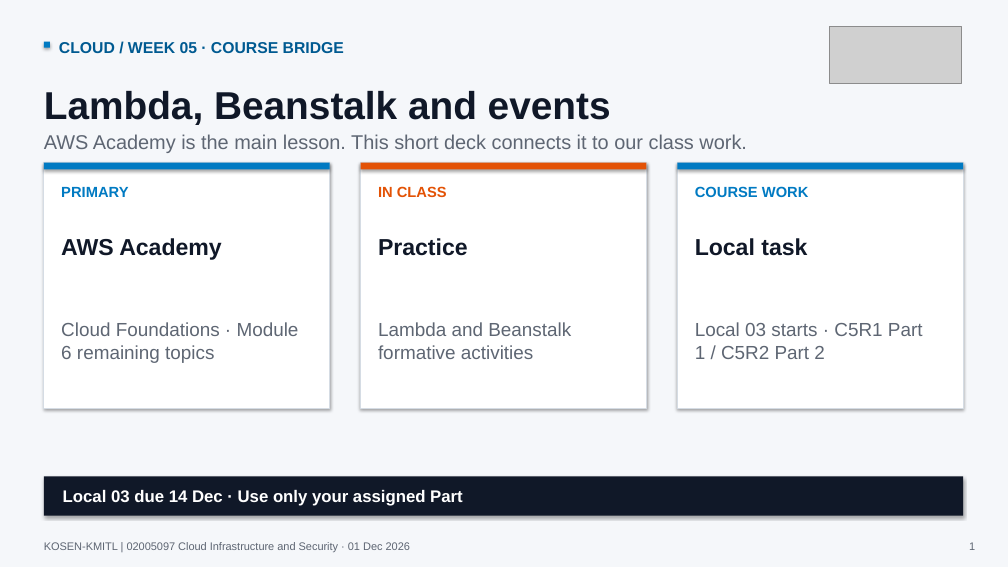
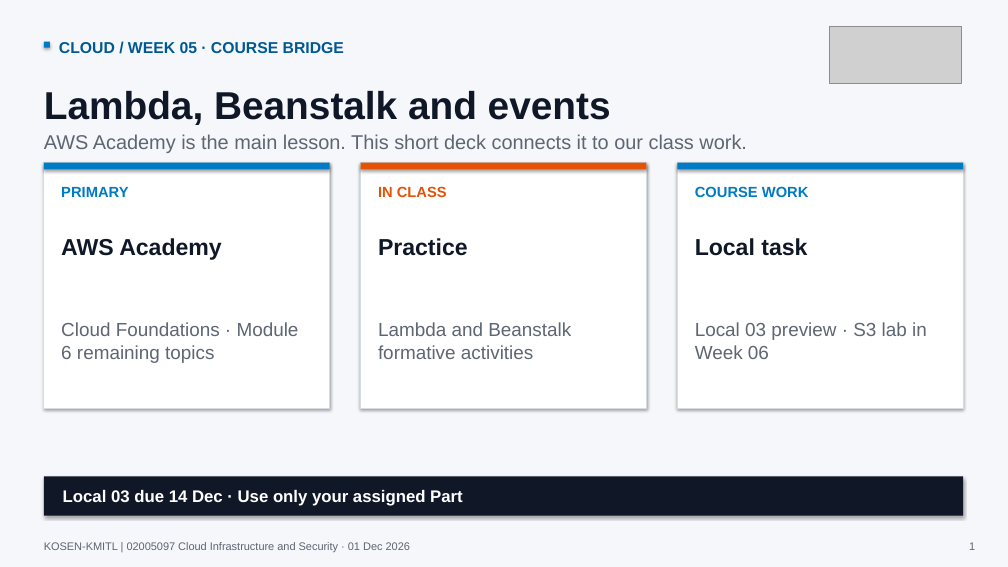
Before and after one commit to nutthakorn7/cloud-infrastructure-security, a slide deck: slide 1 of slides/weekly-bridges/output/Week05_Cloud_Course_Bridge.pptx. Drawn at 1008x567 pixels with LibreOffice and Linux fonts; fonts in the diff are those of the drawing; grey boxes stand for pictures. Boxes give left, top, right and bottom in pixels: in the first picture for what was removed or moved away, otherwise in the second. Text is boxed around its words. In the diff, an @@ line names an element or a change of style, - is before the commit and + after.

Commit message:
Align Week 05 bridge and instructor plan with Week 06 S3 work

```diff
--- a/slides/weekly-bridges/output/Week05_Cloud_Course_Bridge.pptx
+++ b/slides/weekly-bridges/output/Week05_Cloud_Course_Bridge.pptx
@@ text at <box>695,322,927,359</box>: text changed @@
-Local 03 starts · C5R1 Part 1 / C5R2 Part 2
+Local 03 preview · S3 lab in Week 06
```
Also in this commit, not shown: 1 other slide changed, 3 other files.
